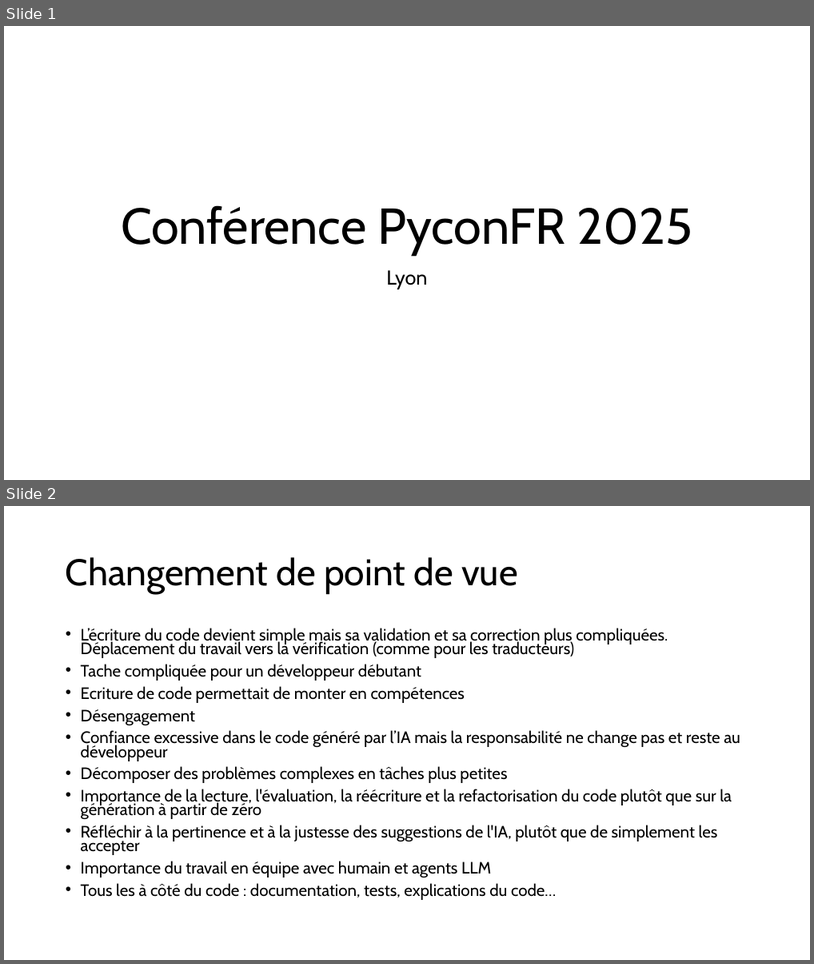
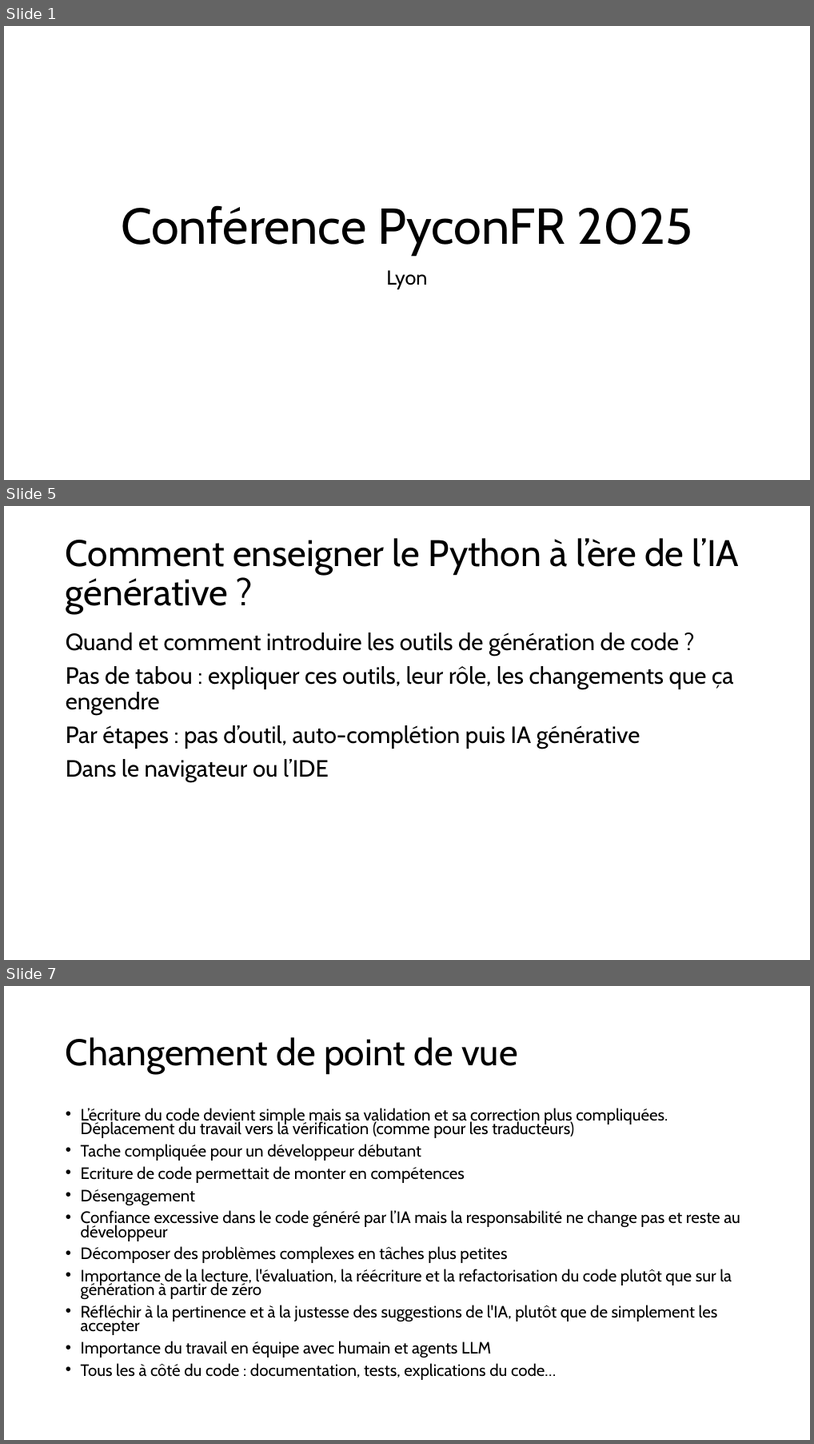
Before and after one commit to Pierre-Loic/prez-Pyconfr-2025, a slide deck: Prez Pyconfr.pptx. Shown one above the other, each under a label of ours: slides 1 and 2 before the commit, slides 1, 5 and 7 after it; the slides between them are not shown. The pictures are 814x964 and 814x1444 pixels, drawn with LibreOffice and Linux fonts; fonts in the diff are those of the drawing. Boxes give left, top, right and bottom in pixels: in the first picture for what was removed or moved away, otherwise in the second. Text is boxed around its words. In the diff, an @@ line names an element or a change of style, - is before the commit and + after.

```diff
--- a/Prez Pyconfr.pptx
+++ b/Prez Pyconfr.pptx
@@ slide 5 added at (4,506,810,960), background #FFFFFF @@
@@ title added at (66,538,739,614), 44 pt, text #000000 @@
+Comment enseigner le Python à l’ère de l’IA générative ?
@@ text added at (66,632,734,782), 28 pt, text #000000 @@
+Quand et comment introduire les outils de génération de code ?
+Pas de tabou : expliquer ces outils, leur rôle, les changements que ça engendre
+Par étapes : pas d’outil, auto-complétion puis IA générative
+Dans le navigateur ou l’IDE
@@ what was slide 2 is now slide 7 @@
```
Also in this commit, not shown: 4 other slides added.
